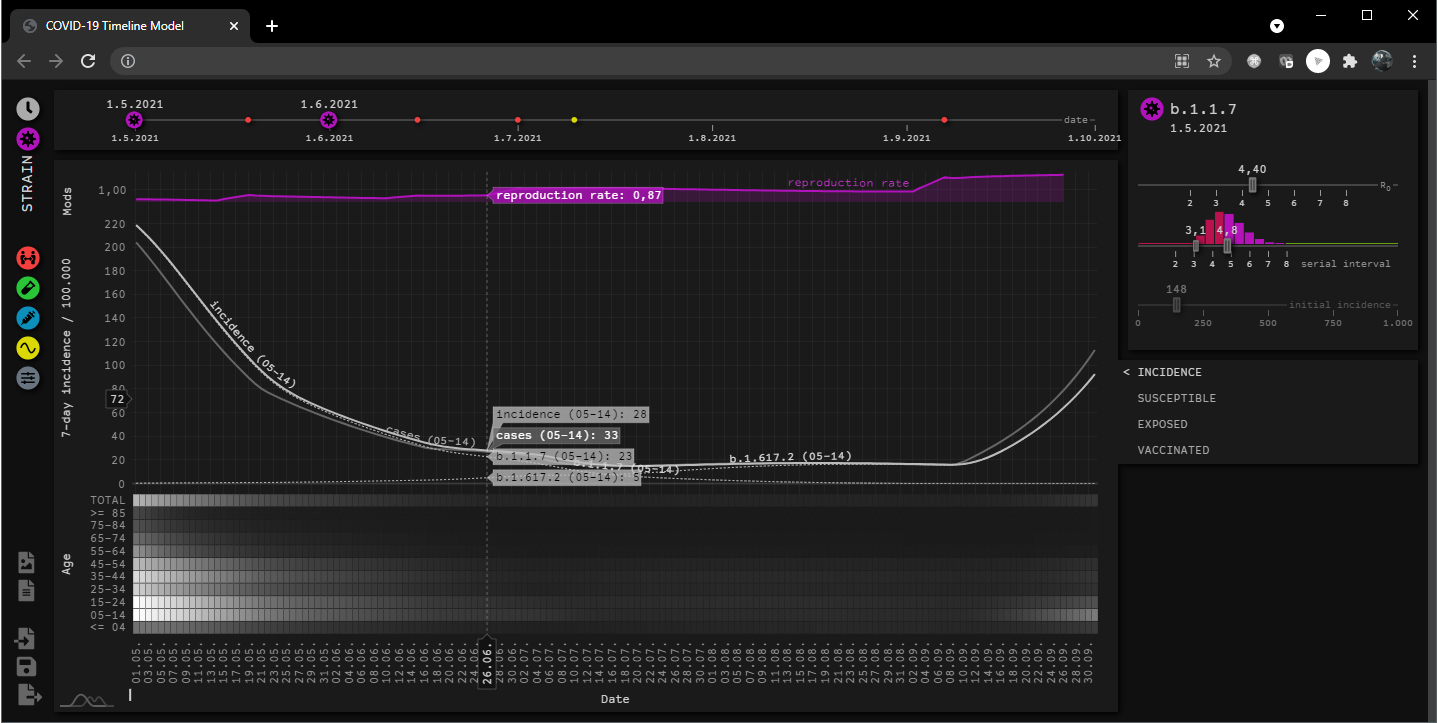
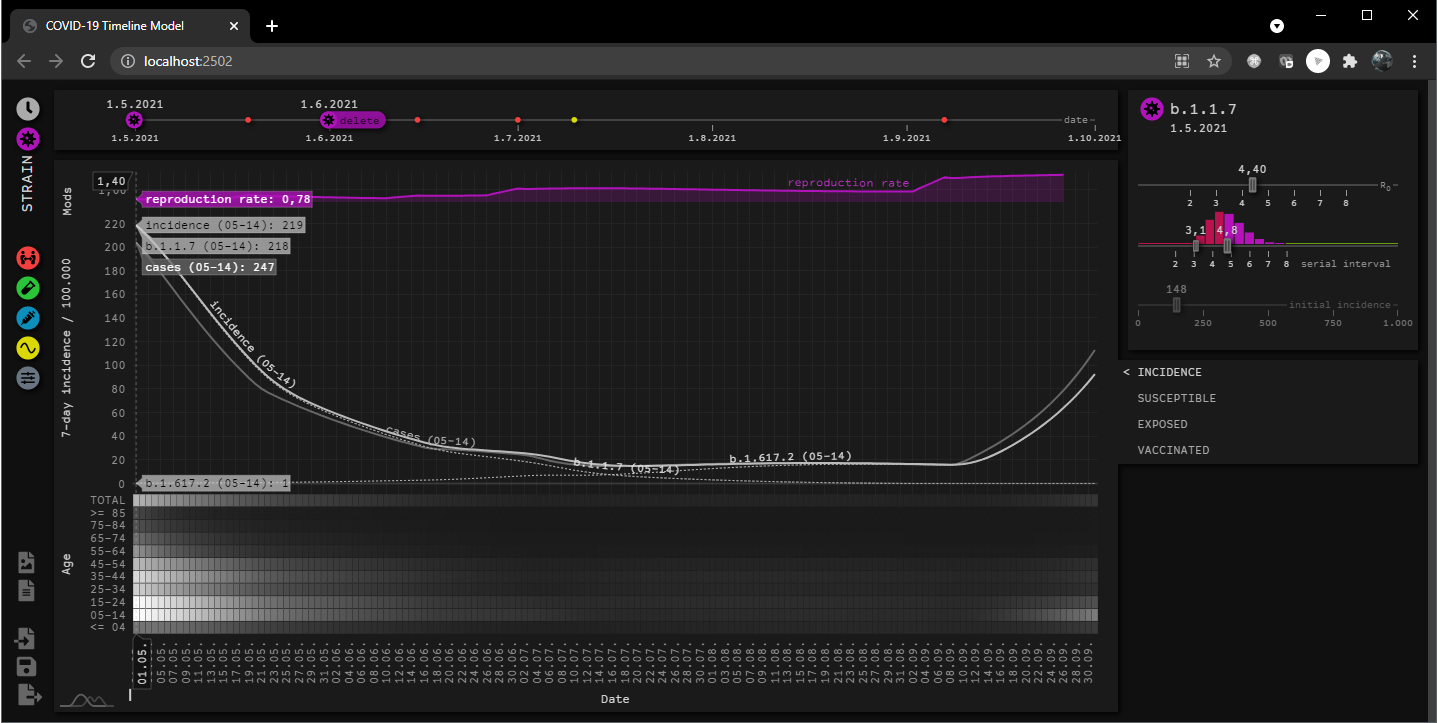
Layered file, before and after one edit (w=1438, h=723). Changes by layer:
added layer "Eingefügte Ebene #2" above "Eingefügte Ebene #1" over [92, 56, 664, 690]
added layer "Eingefügte Ebene #1" above "Eingefügte Ebene" over [92, 56, 664, 690]
